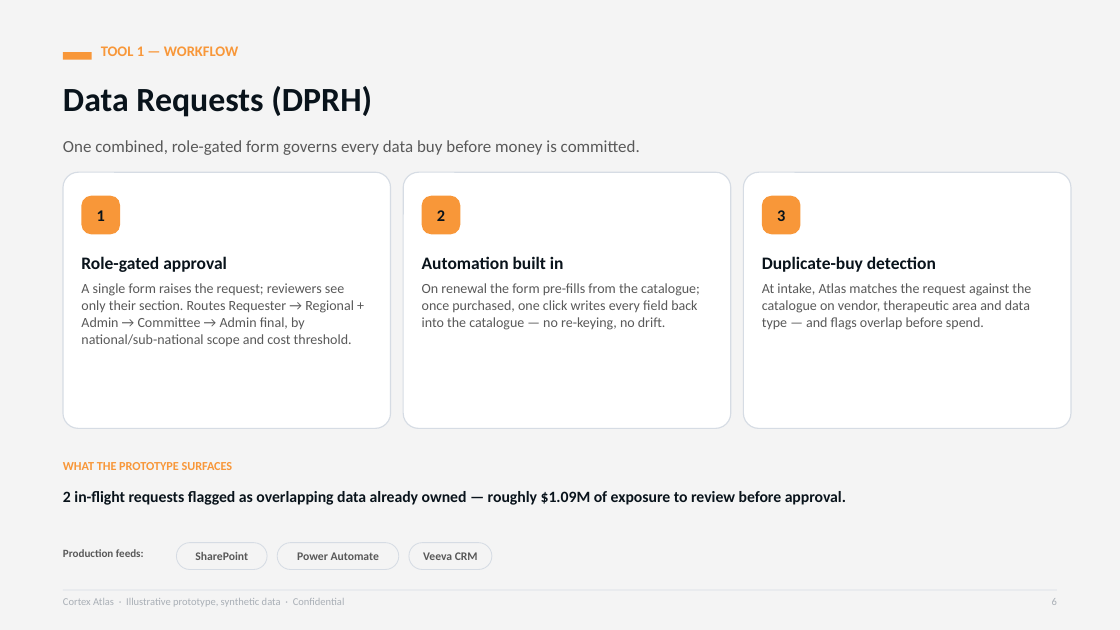
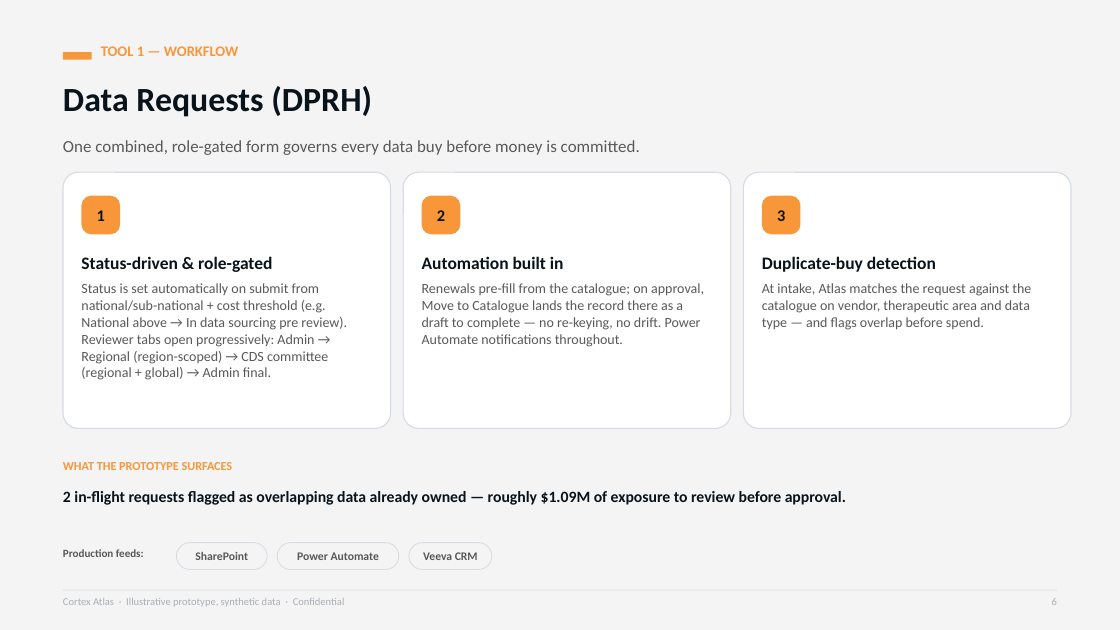
Before and after one commit to dusrty8/datasharing, a slide deck: slide 10 of Cortex-Atlas-Client-Deck.pptx. Drawn at 1120x630 pixels with LibreOffice and Linux fonts; fonts in the diff are those of the drawing. Boxes give left, top, right and bottom in pixels: in the first picture for what was removed or moved away, otherwise in the second. Text is boxed around its words. In the diff, an @@ line names an element or a change of style, - is before the commit and + after.

```diff
--- a/Cortex-Atlas-Client-Deck.pptx
+++ b/Cortex-Atlas-Client-Deck.pptx
@@ text at (81, 256, 347, 380): text changed @@
-Role-gated approval
-A single form raises the request; reviewers see only their section. Routes Requester → Regional + Admin → Committee → Admin final, by national/sub-national scope and cost threshold.
+Status-driven & role-gated
+Status is set automatically on submit from national/sub-national + cost threshold (e.g. National above → In data sourcing pre review). Reviewer tabs open progressively: Admin → Regional (region-scoped) → CDS committee (regional + global) → Admin final.
@@ text at (422, 283, 704, 347): text changed @@
-On renewal the form pre-fills from the catalogue; once purchased, one click writes every field back into the catalogue — no re-keying, no drift.
+Renewals pre-fill from the catalogue; on approval, Move to Catalogue lands the record there as a draft to complete — no re-keying, no drift. Power Automate notifications throughout.
```
Also in this commit, not shown: 6 other slides changed, 1 slide added, 6 other files.
